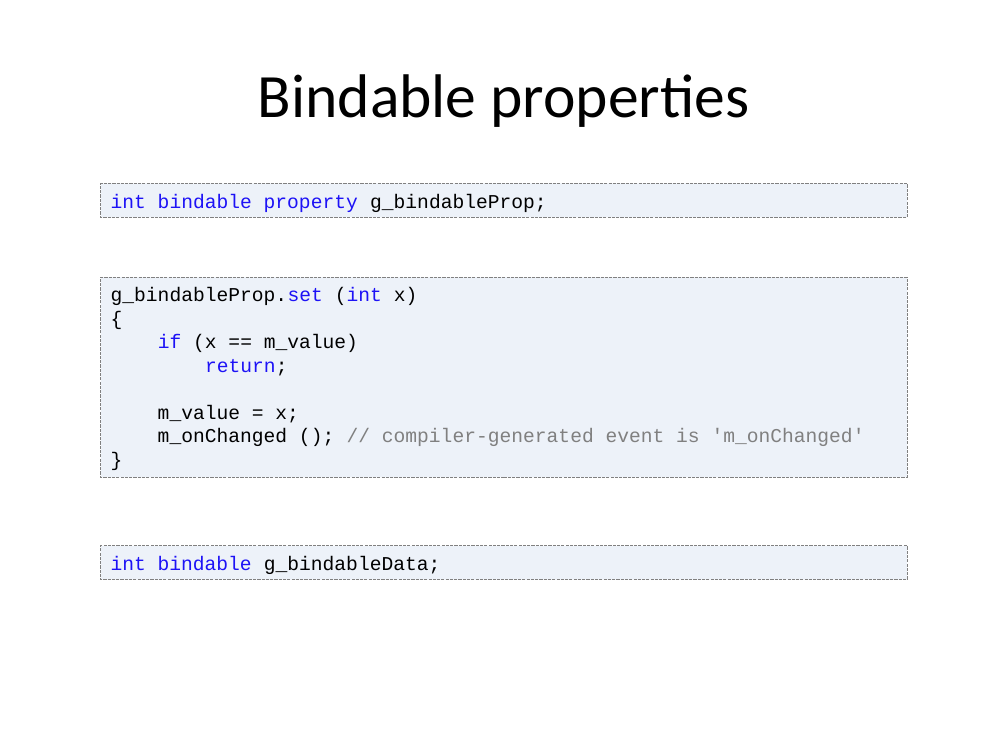
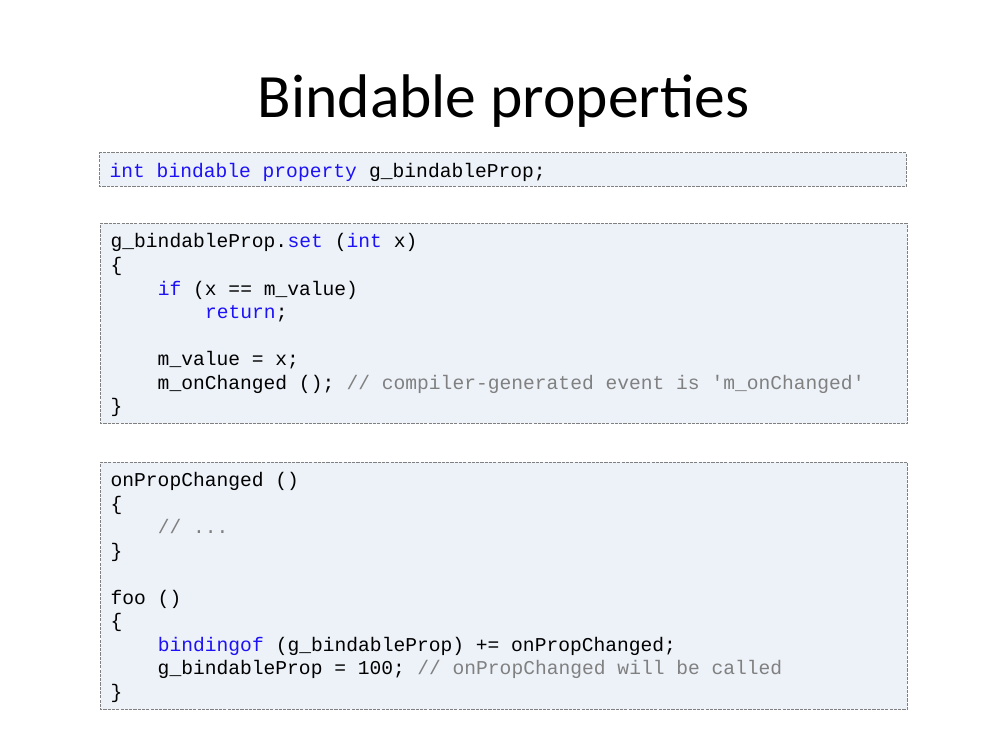
Before and after one commit to vovkos/jancy, a slide deck: slide 26 of doc/pres/Jancy FOSDEM 2016.pptx (slide 24 before the commit). Drawn at 1008x756 pixels with LibreOffice and Linux fonts; fonts in the diff are those of the drawing. Boxes give left, top, right and bottom in pixels: in the first picture for what was removed or moved away, otherwise in the second. Text is boxed around its words. In the diff, an @@ line names an element or a change of style, - is before the commit and + after.

```diff
--- a/doc/pres/Jancy FOSDEM 2016.pptx
+++ b/doc/pres/Jancy FOSDEM 2016.pptx
@@ rectangle "int bindable property g_bindableProp;": place and size @@
-rectangle "int bindable property g_bindableProp;" at [101,183,907,218]
+rectangle "int bindable property g_bindableProp;" at [100,152,906,186]
@@ rectangle "g_bindableProp.set (int x)": place and size @@
-rectangle "g_bindableProp.set (int x)" at [101,277,907,478]
+rectangle "g_bindableProp.set (int x)" at [101,224,907,424]
@@ rectangle added at [101,462,907,710], fill #EDF2F9, outline #808080 0.75 pt dashed, 14 pt, text #000000 @@
+onPropChanged ()
+{
+// ...
+}
+foo ()
+{
+bindingof (g_bindableProp) += onPropChanged;
+g_bindableProp = 100; // onPropChanged will be called
+}
@@ rectangle removed at [101,546,907,581] @@
-int bindable g_bindableData;
```
Also in this commit, not shown: 10 other slides changed, 2 slides added.
